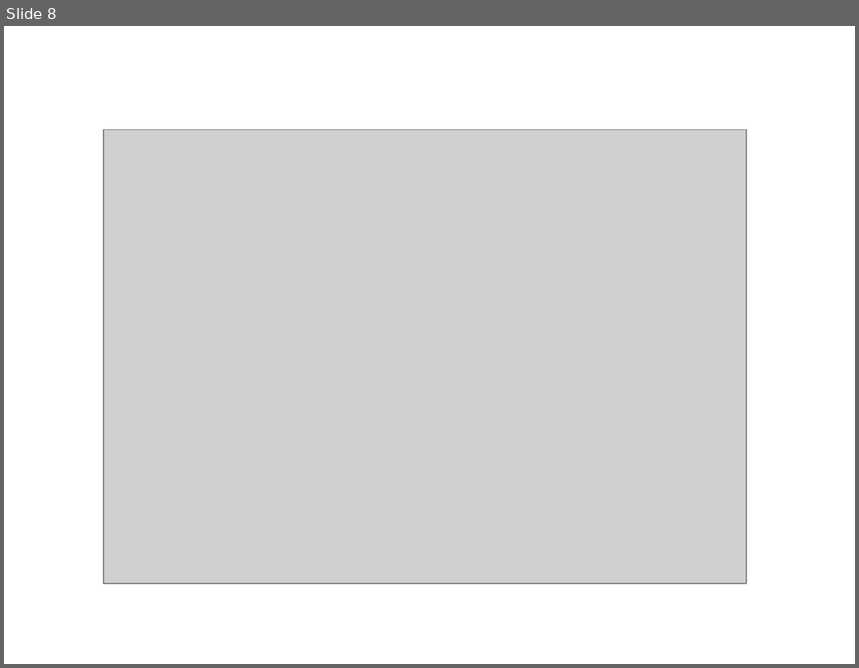
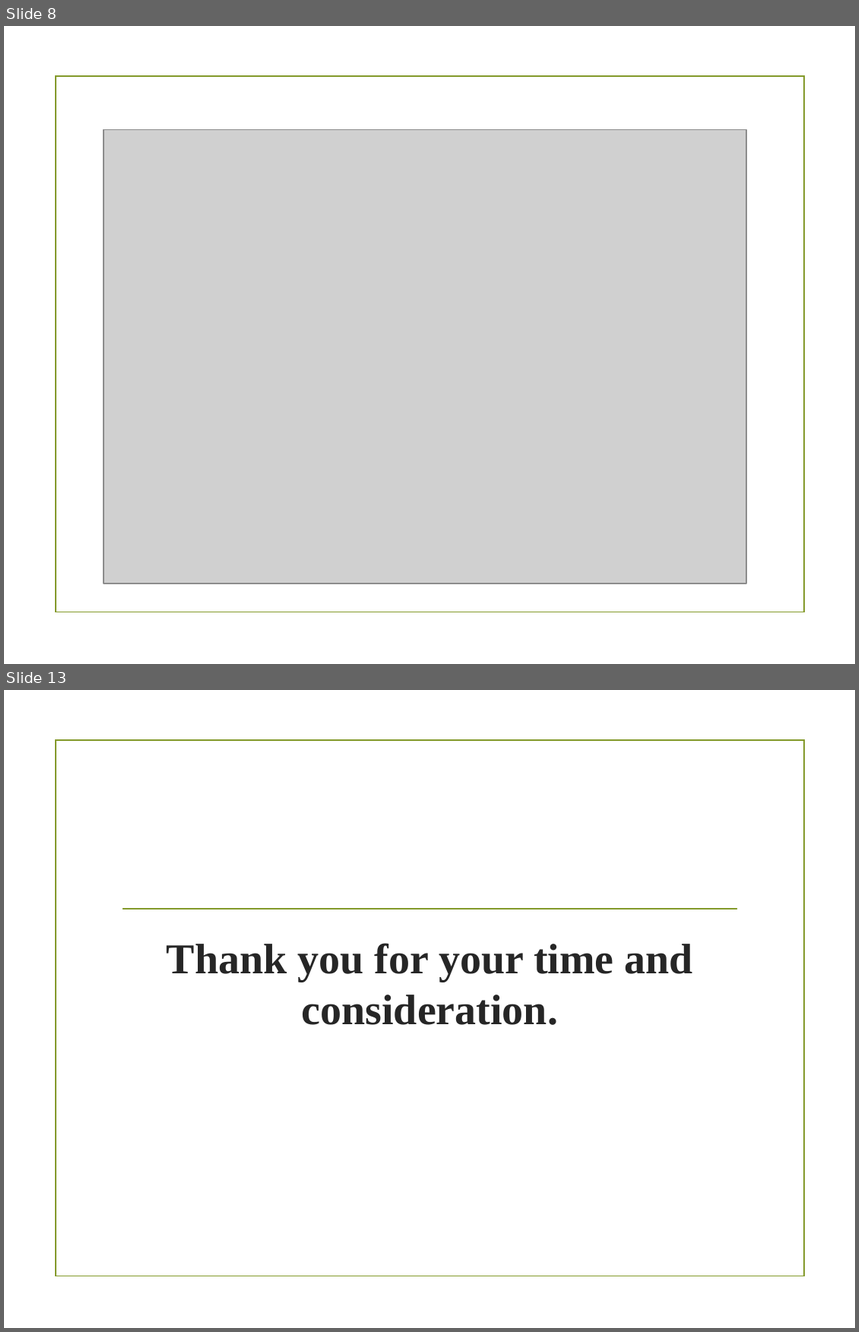
Before and after one commit to Serge731/CyberSecurityBigDataAnalytics, a slide deck: Cybersecurity_Capstone_Presentation.pptx. Shown one above the other, each under a label of ours: slide 8 before the commit, slides 8 and 13 after it; the slides between them are not shown. The pictures are 859x668 and 859x1332 pixels, drawn with LibreOffice and Linux fonts; fonts in the diff are those of the drawing; grey boxes stand for pictures; background and template pictures are left out. Boxes give left, top, right and bottom in pixels: in the first picture for what was removed or moved away, otherwise in the second. Text is boxed around its words. In the diff, an @@ line names an element or a change of style, - is before the commit and + after.

```diff
--- a/Cybersecurity_Capstone_Presentation.pptx
+++ b/Cybersecurity_Capstone_Presentation.pptx
@@ slide 13 added at [4, 690, 855, 1328], background picture (left out); not listed: 1 template element that a slide beside it also shows @@
@@ line added from (123, 910) to (737, 910), #83992A 1.25 pt @@
@@ title added at [167, 943, 693, 1025], 36 pt, text #262626, bold @@
+Thank you for your time and consideration.
@@ slide 8 changed as well @@
@@ rectangle added at [56, 76, 804, 613], outline #83992A 1.25 pt @@
```
Also in this commit, not shown: 11 other slides changed.
